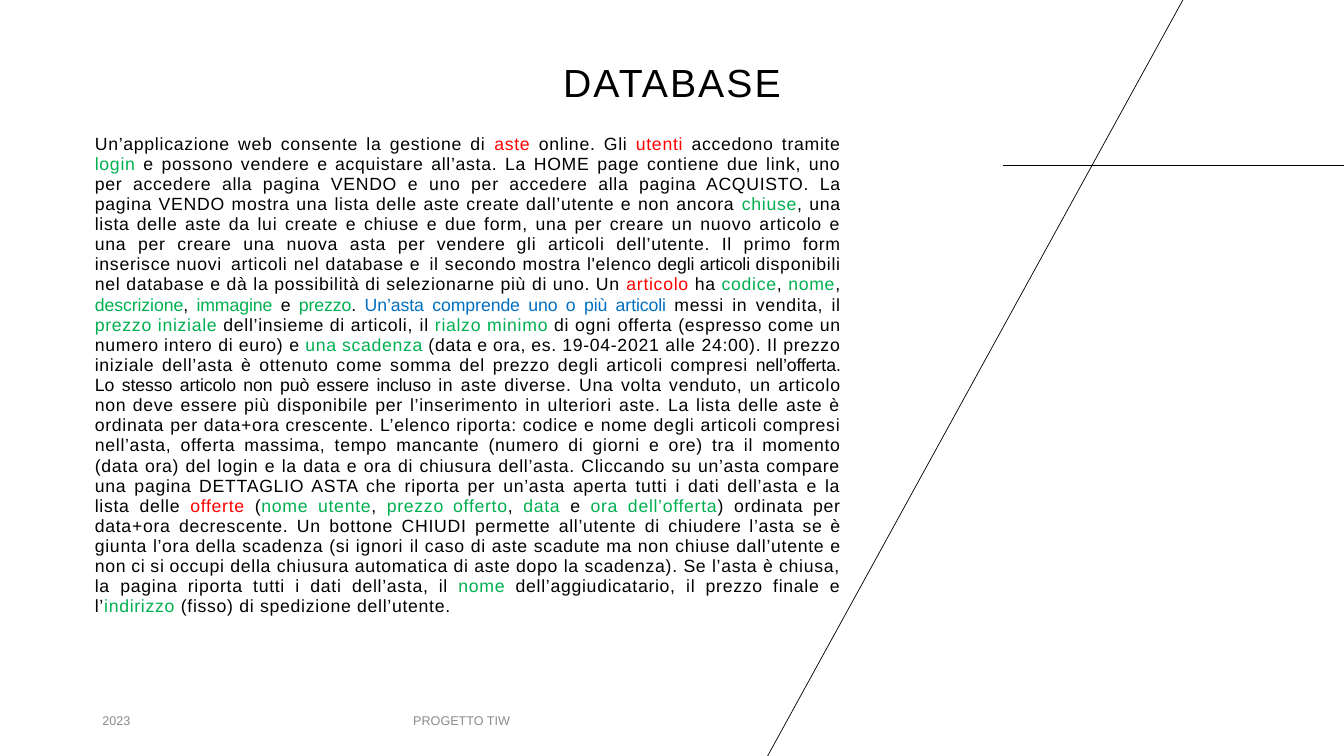
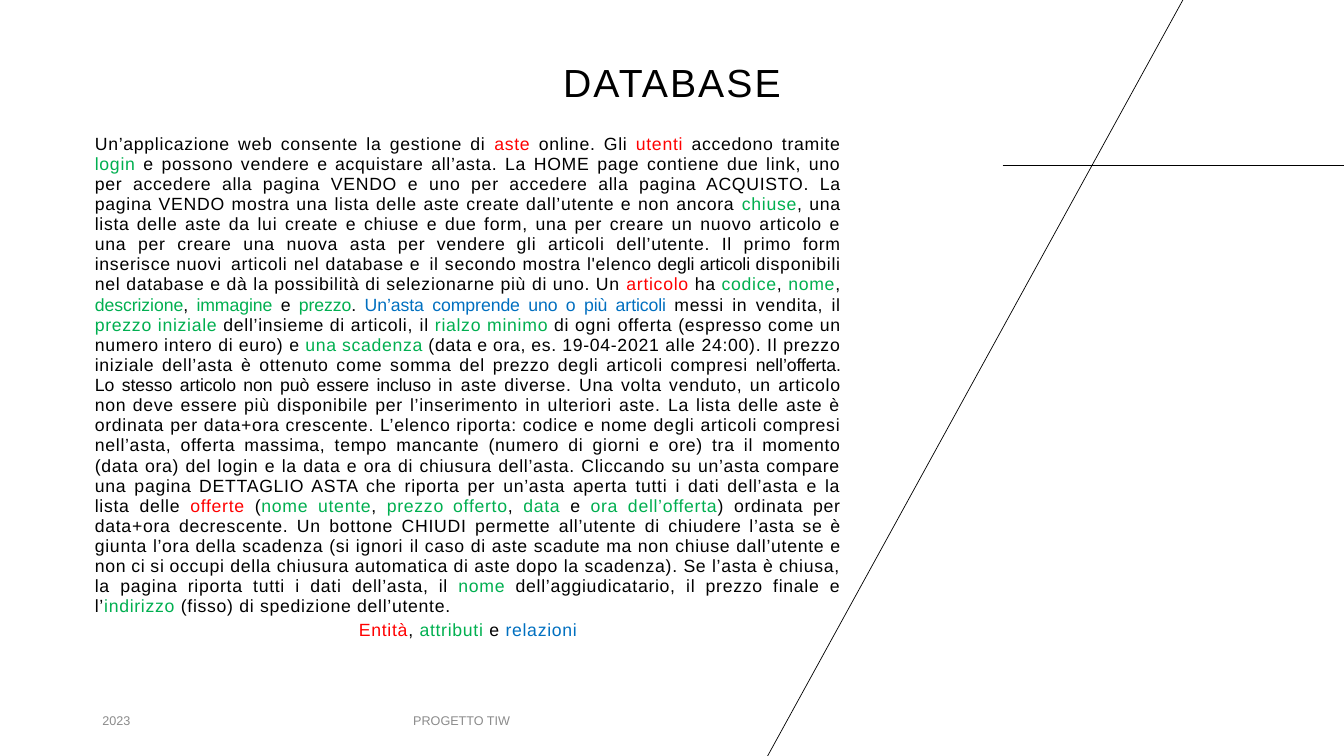
Before and after one commit to Chri060/tiw-2023-rossi-sharoubim, a slide deck: slide 2 of deliverables/Progetto TIW 2023.pptx. Drawn at 1344x756 pixels with LibreOffice and Linux fonts; fonts in the diff are those of the drawing. Boxes give left, top, right and bottom in pixels: in the first picture for what was removed or moved away, otherwise in the second. Text is boxed around its words. In the diff, an @@ line names an element or a change of style, - is before the commit and + after.

```diff
--- a/deliverables/Progetto TIW 2023.pptx
+++ b/deliverables/Progetto TIW 2023.pptx
@@ text at [359,623,577,639]: paragraph added @@
+Entità, attributi e relazioni
```
Also in this commit, not shown: 3 other slides changed, 1 slide removed, 1 other file.
